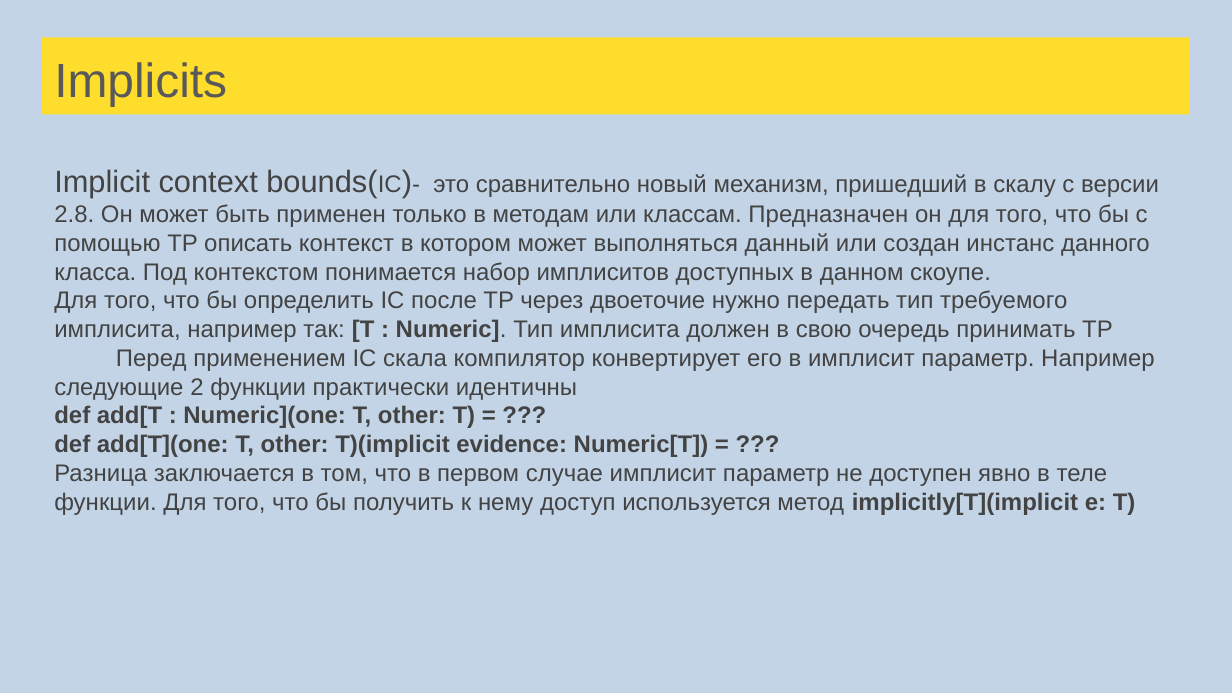
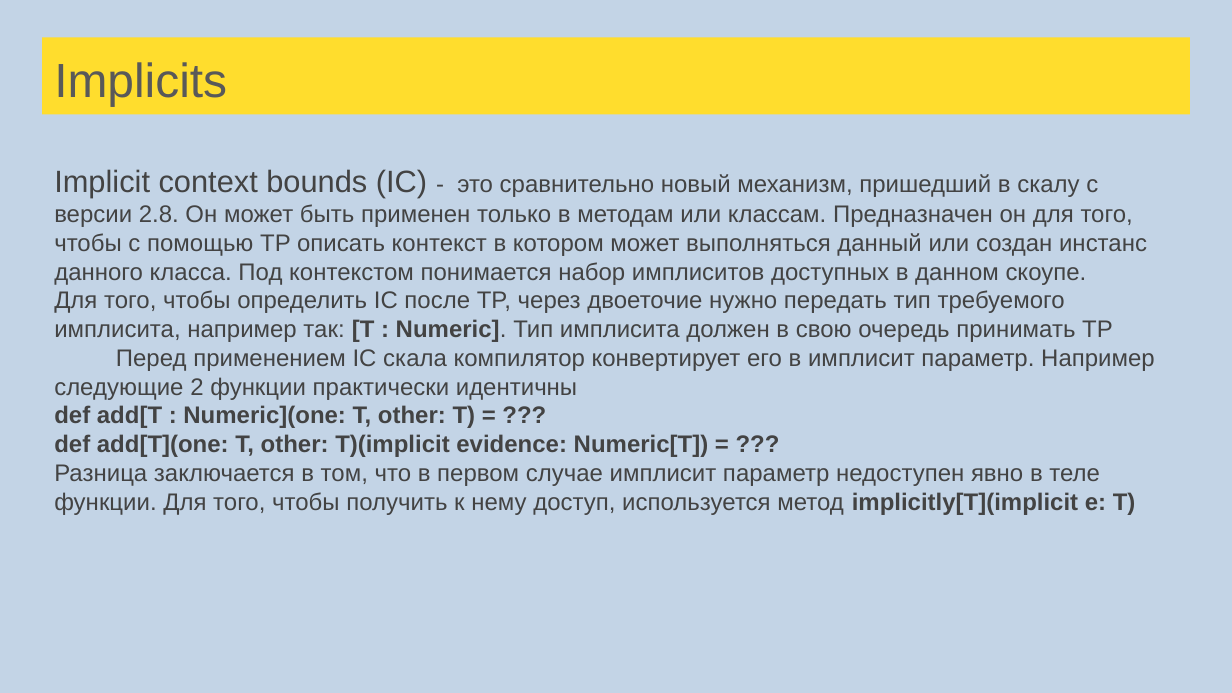
Before and after one commit to sergeypopov83/scala-school, a slide deck: slide 144 of src/main/resources/Лекции Scala для FinTech.pptx. Drawn at 1232x693 pixels with LibreOffice and Linux fonts; fonts in the diff are those of the drawing. Boxes give left, top, right and bottom in pixels: in the first picture for what was removed or moved away, otherwise in the second. Text is boxed around its words. In the diff, an @@ line names an element or a change of style, - is before the commit and + after.

```diff
--- a/src/main/resources/Лекции Scala для FinTech.pptx
+++ b/src/main/resources/Лекции Scala для FinTech.pptx
@@ text at [54,169,1147,342]: text changed @@
-Implicit context bounds(IC)- это сравнительно новый механизм, пришедший в скалу с версии 2.8. Он может быть применен только в методам или классам. Предназначен он для того, что бы с помощью TP описать контекст в котором может выполняться данный или создан инстанс данного класса. Под контекстом понимается набор имплиситов доступных в данном скоупе.
-Для того, что бы определить IC после TP через двоеточие нужно передать тип требуемого имплисита, например так: [T : Numeric]. Тип имплисита должен в свою очередь принимать TP
+Implicit context bounds (IC) - это сравнительно новый механизм, пришедший в скалу с версии 2.8. Он может быть применен только в методам или классам. Предназначен он для того, чтобы с помощью TP описать контекст в котором может выполняться данный или создан инстанс данного класса. Под контекстом понимается набор имплиситов доступных в данном скоупе.
+Для того, чтобы определить IC после TP, через двоеточие нужно передать тип требуемого имплисита, например так: [T : Numeric]. Тип имплисита должен в свою очередь принимать TP
@@ text at [54,464,1136,515]: text changed @@
-Разница заключается в том, что в первом случае имплисит параметр не доступен явно в теле функции. Для того, что бы получить к нему доступ используется метод implicitly[T](implicit e: T)
+Разница заключается в том, что в первом случае имплисит параметр недоступен явно в теле функции. Для того, чтобы получить к нему доступ, используется метод implicitly[T](implicit e: T)
```
Also in this commit, not shown: 35 other slides changed, 16 slides added, 1 slide removed, 1 other file.
